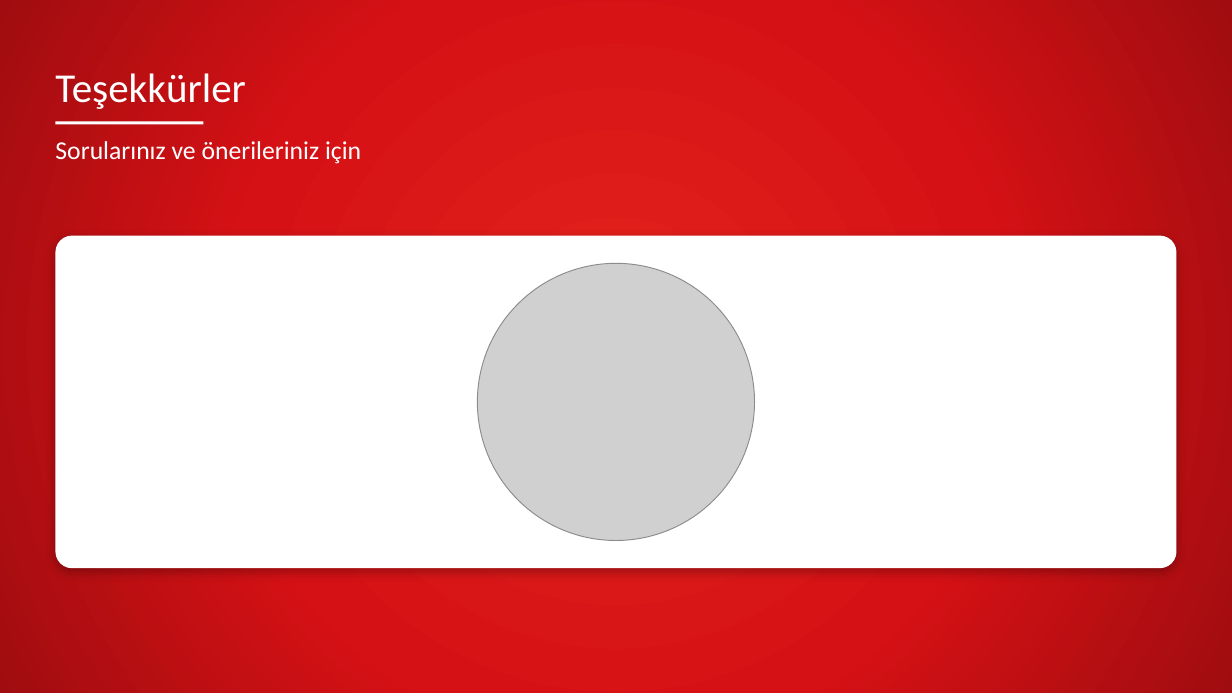
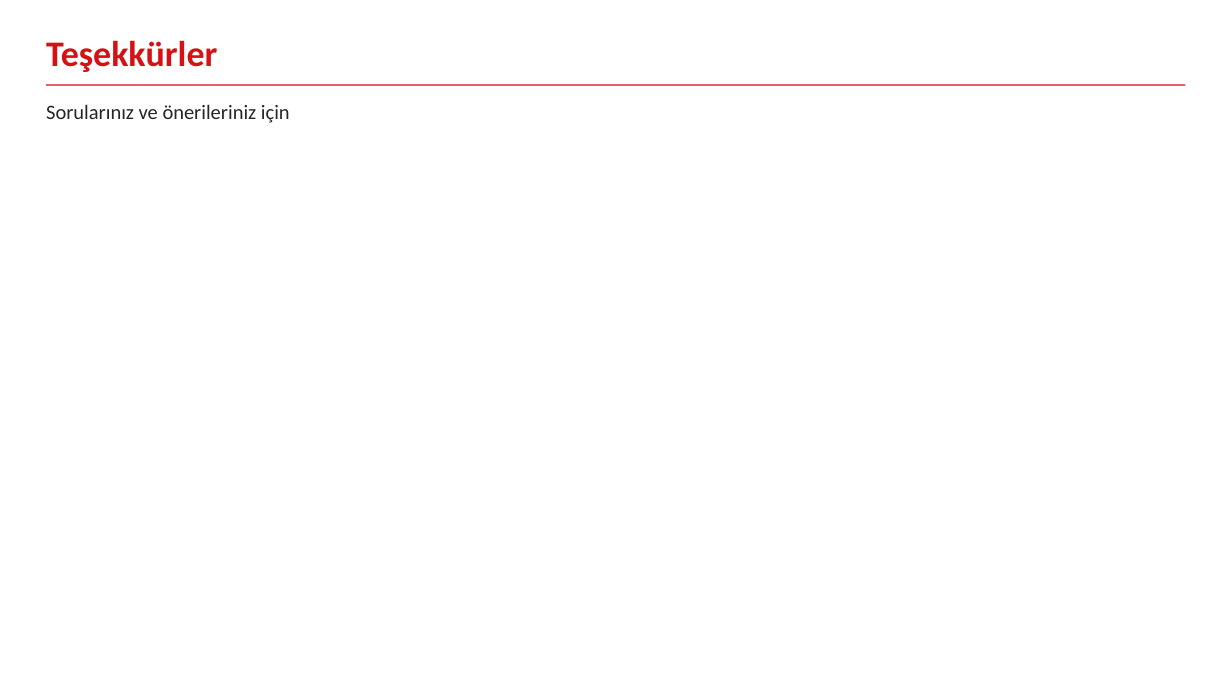
Before and after one commit to canmergen/amp, a slide deck: slide 14 of analitik_modelleme_platformu_GUNCEL/sunum/Akilli_Modelleme_Platformu_Sunum.pptx. Drawn at 1232x693 pixels with LibreOffice and Linux fonts; fonts in the diff are those of the drawing; grey boxes stand for pictures. Boxes give left, top, right and bottom in pixels: in the first picture for what was removed or moved away, otherwise in the second. Text is boxed around its words. In the diff, an @@ line names an element or a change of style, - is before the commit and + after.

```diff
--- a/analitik_modelleme_platformu_GUNCEL/sunum/Akilli_Modelleme_Platformu_Sunum.pptx
+++ b/analitik_modelleme_platformu_GUNCEL/sunum/Akilli_Modelleme_Platformu_Sunum.pptx
@@ background gradient #E3231C to #D51115 to #A00D10 to #FFFFFF @@
@@ title "Teşekkürler": place and size @@
-title "Teşekkürler" at box(55, 73, 246, 109)
+title "Teşekkürler" at box(46, 40, 217, 72)
@@ title "Teşekkürler" at box(46, 40, 217, 72): size 32 to 28 pt, text colour #FFFFFF to #D51115, bold on; vertical alignment bottom to middle @@
@@ line added from (46, 85) to (1186, 85), #D51115 1 pt @@
@@ text "Sorularınız ve önerileriniz için": place and size @@
-text "Sorularınız ve önerileriniz için" at box(55, 141, 361, 164)
+text "Sorularınız ve önerileriniz için" at box(46, 104, 290, 123)
@@ text "Sorularınız ve önerileriniz için" at box(46, 104, 290, 123): size 20 to 16 pt, text colour #FFFFFF to #262626; vertical alignment top to middle @@
@@ line removed from (55, 123) to (203, 123) @@
@@ rounded rectangle removed at box(55, 236, 1177, 568) @@
@@ picture removed at box(478, 263, 755, 541) @@
```
Also in this commit, not shown: 13 other slides changed, 1 other file.
